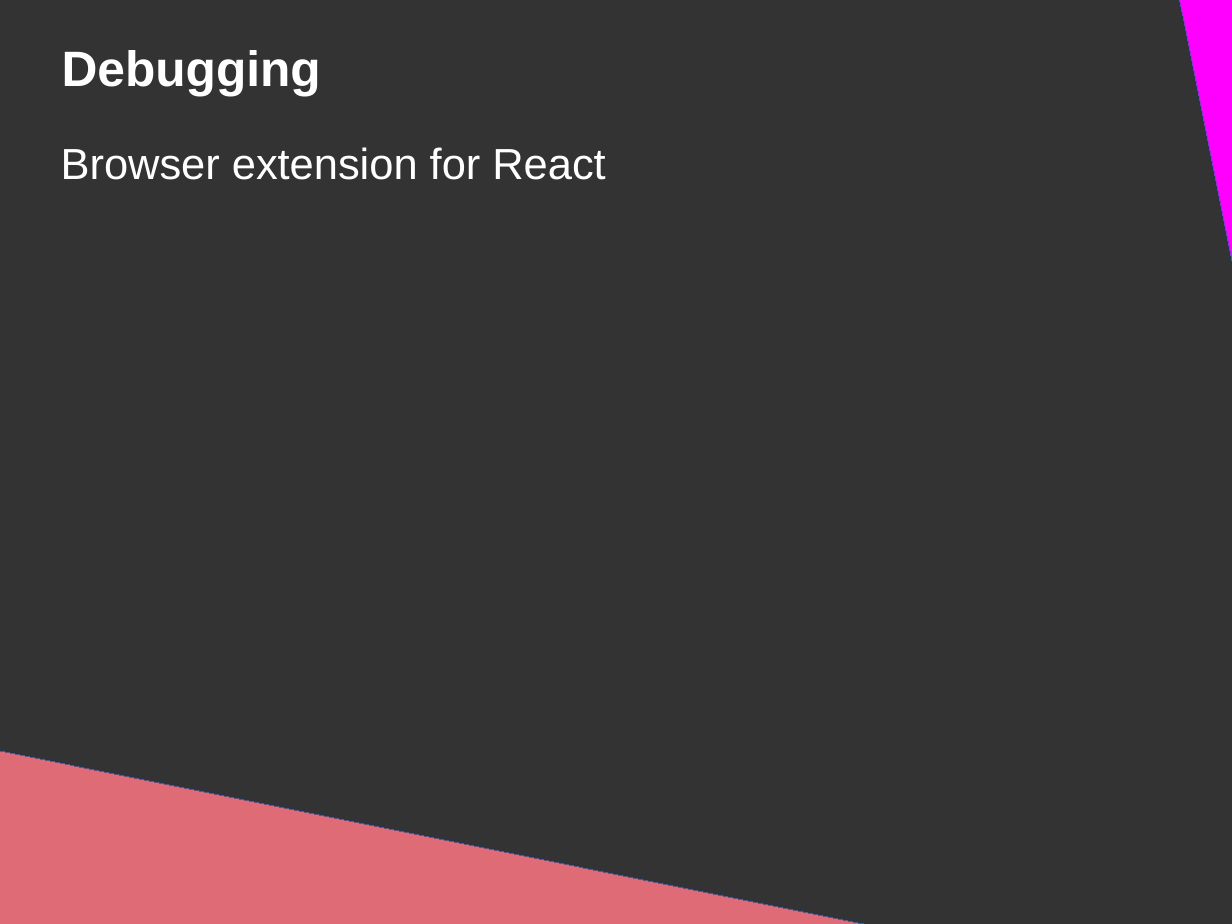
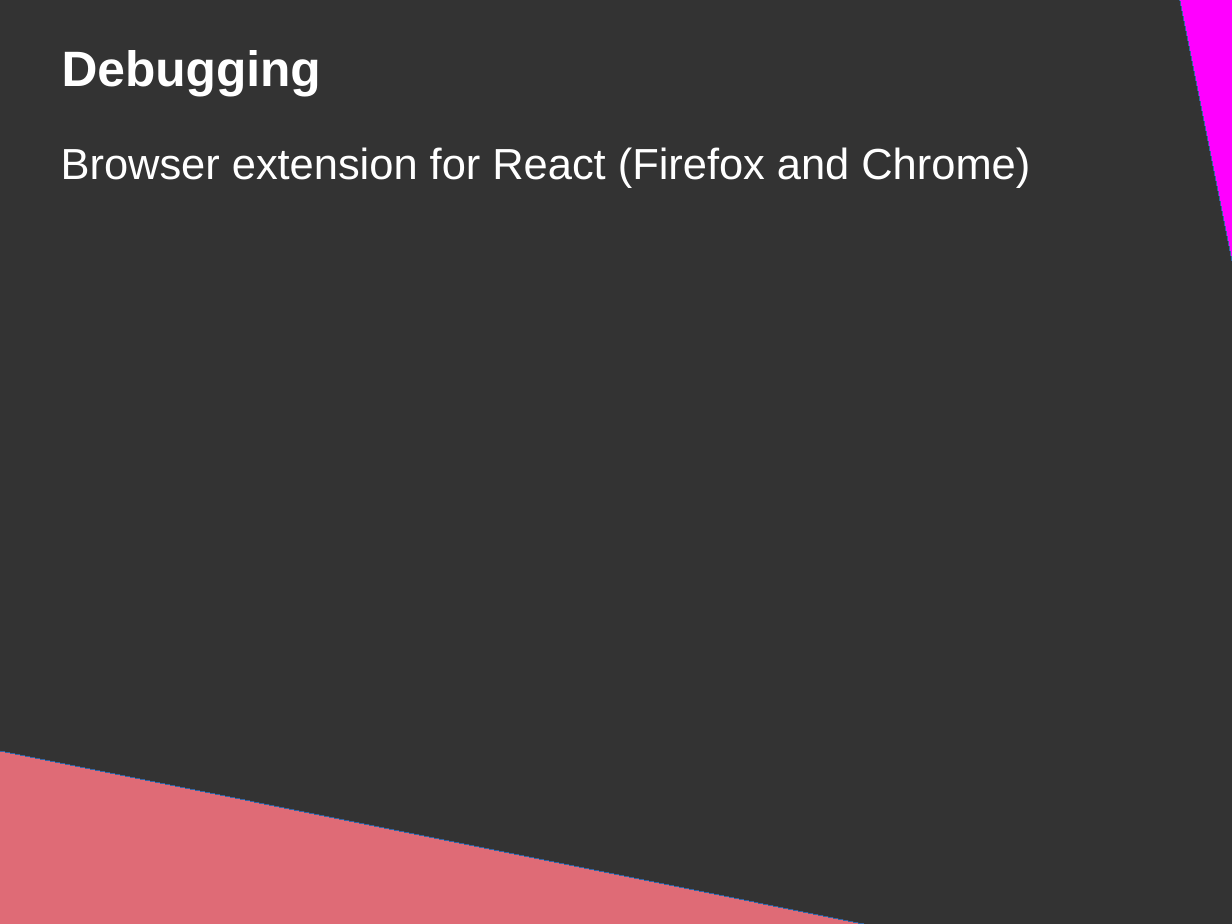
Before and after one commit to DanYellow/presentations, a slide deck: slide 37 of react-redux-101/presentation.odp. Drawn at 1232x924 pixels with LibreOffice and Linux fonts; fonts in the diff are those of the drawing. Boxes give left, top, right and bottom in pixels: in the first picture for what was removed or moved away, otherwise in the second. Text is boxed around its words. In the diff, an @@ line names an element or a change of style, - is before the commit and + after.

```diff
--- a/react-redux-101/presentation.odp
+++ b/react-redux-101/presentation.odp
@@ title at box(61, 147, 1030, 188): text changed @@
-Browser extension for React
+Browser extension for React (Firefox and Chrome)
```
Also in this commit, not shown: 5 other slides changed, 4 slides added, 2 slides removed, 1 other file.
